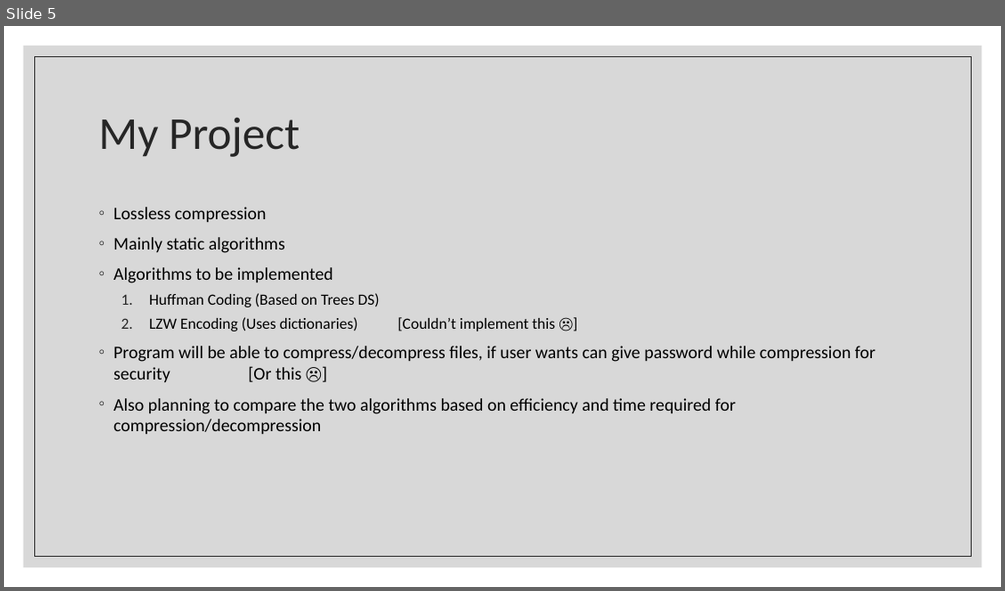
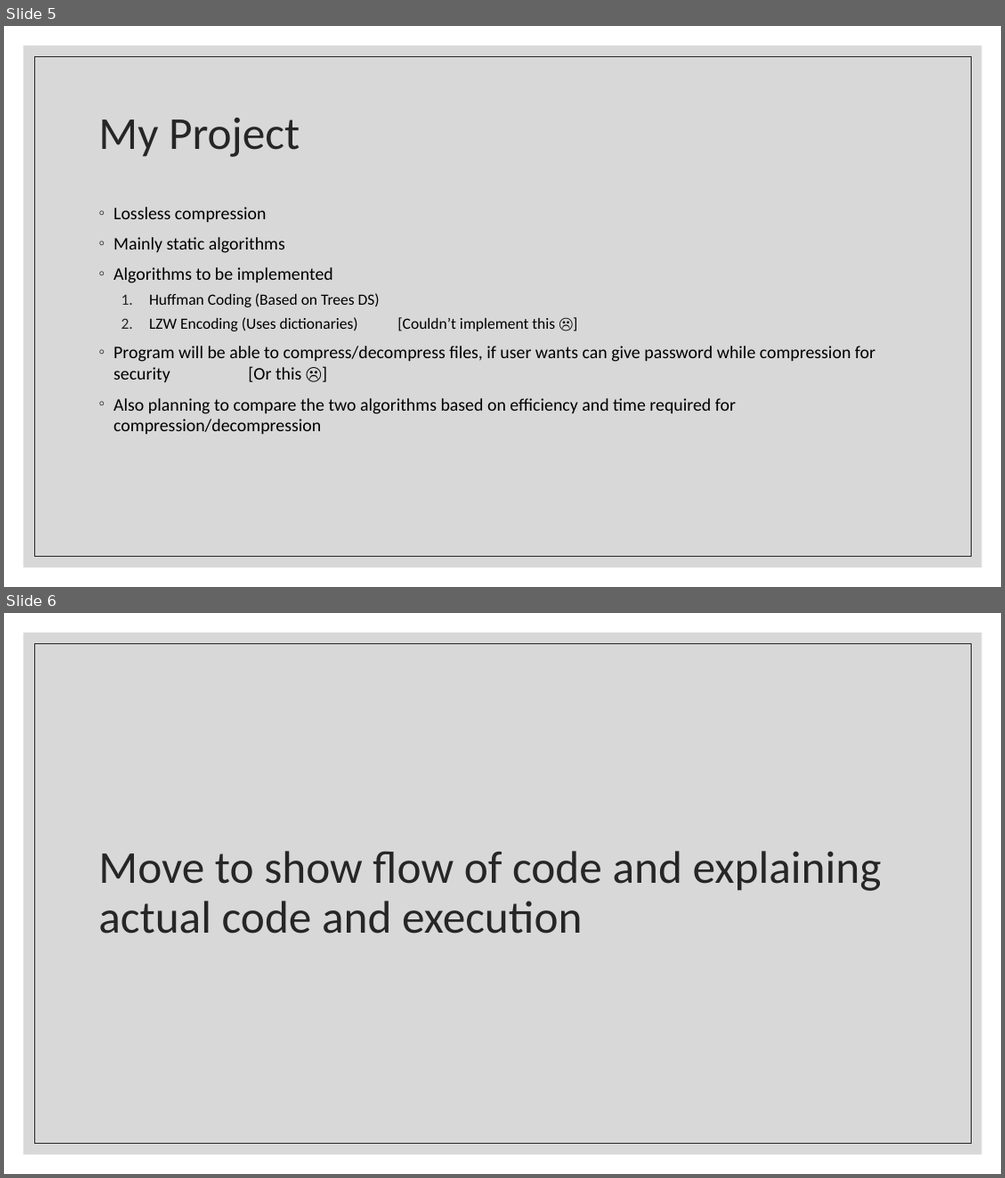
Before and after one commit to light2802/file-compressor, a slide deck: Project PPt.pptx. Shown one above the other, each under a label of ours: slide 5 before the commit, slides 5 and 6 after it. The pictures are 1005x591 and 1005x1178 pixels, drawn with LibreOffice and Linux fonts; fonts in the diff are those of the drawing. Boxes give left, top, right and bottom in pixels: in the first picture for what was removed or moved away, otherwise in the second. Text is boxed around its words. In the diff, an @@ line names an element or a change of style, - is before the commit and + after.

Commit message:
ppt and code flow added

```diff
--- a/Project PPt.pptx
+++ b/Project PPt.pptx
@@ slide 6 added at (x1=4, y1=613, x2=1001, y2=1174), background #FFFFFF; not listed: 2 template elements that a slide beside it also shows @@
@@ title added at (x1=98, y1=851, x2=882, y2=933), 44 pt, text #262626 @@
+Move to show flow of code and explaining actual code and execution
```
Also in this commit, not shown: 3 other files.
